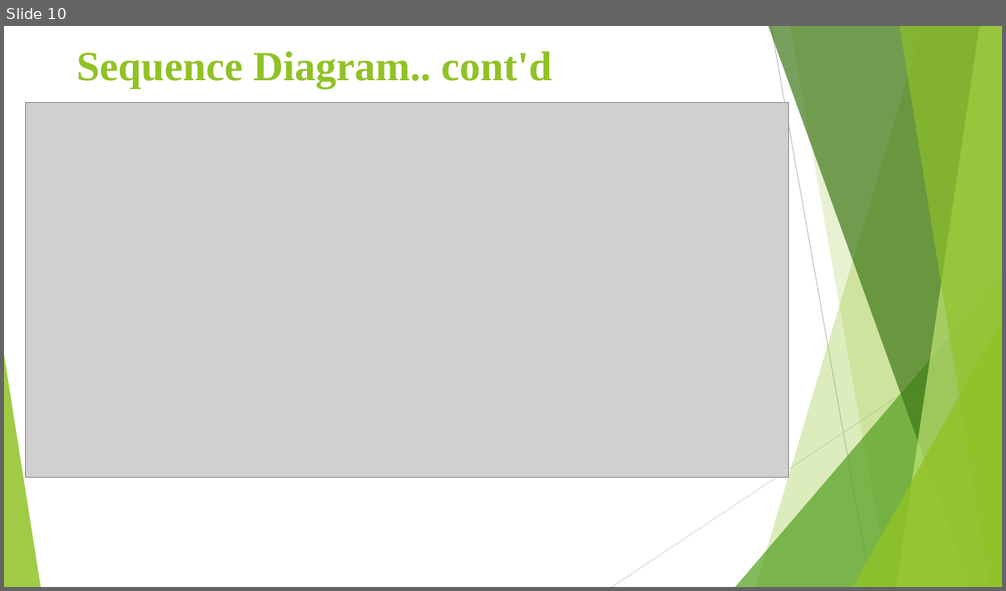
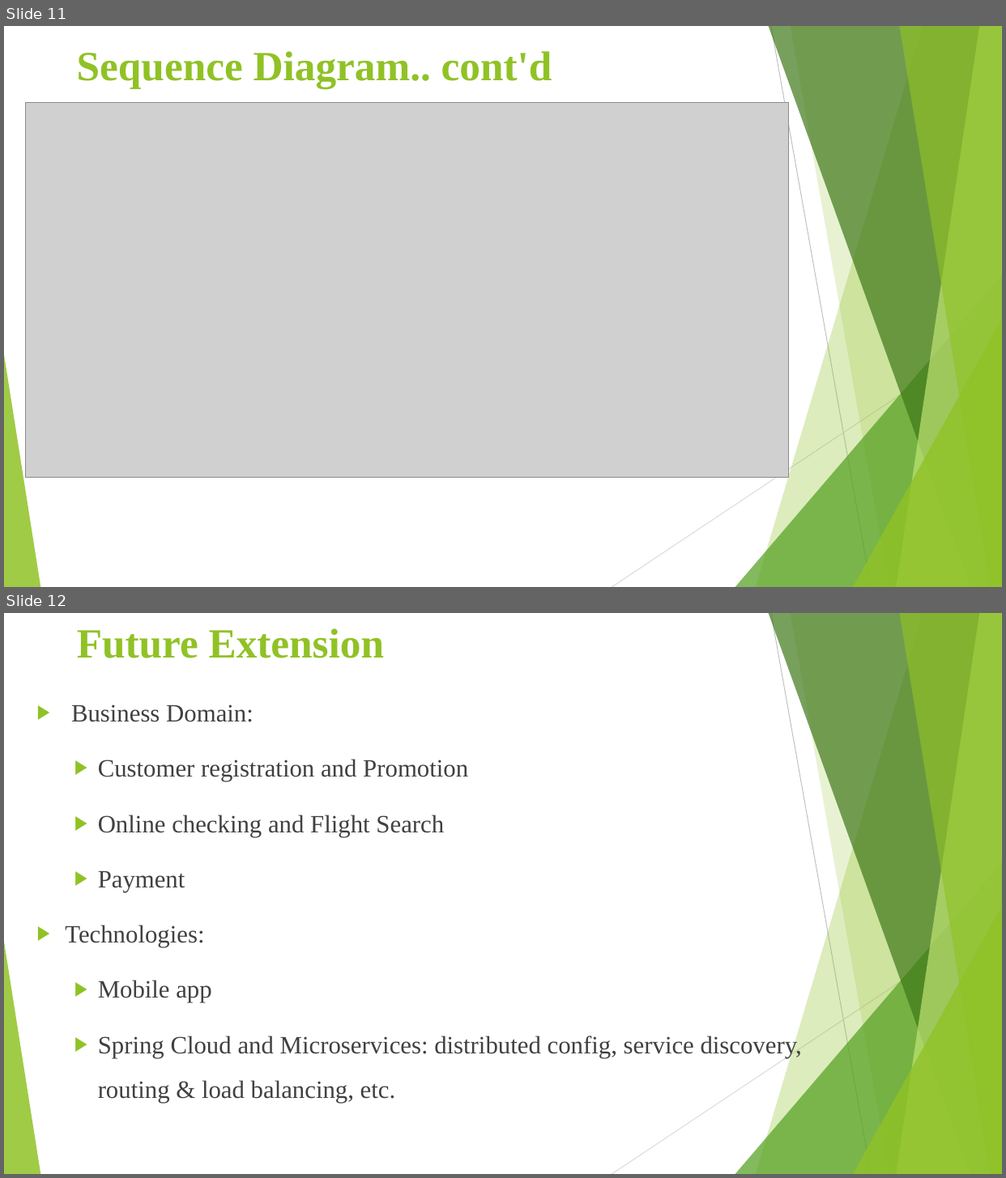
Before and after one commit to niguskidane/AirLine-Flight-Booking-System, a slide deck: Airline Flight-Booking-System.pptx. Shown one above the other, each under a label of ours: slide 10 before the commit, slides 11 and 12 after it. The pictures are 1006x591 and 1006x1178 pixels, drawn with LibreOffice and Linux fonts; fonts in the diff are those of the drawing; grey boxes stand for pictures. Boxes give left, top, right and bottom in pixels: in the first picture for what was removed or moved away, otherwise in the second. Text is boxed around its words. In the diff, an @@ line names an element or a change of style, - is before the commit and + after.

```diff
--- a/Airline Flight-Booking-System.pptx
+++ b/Airline Flight-Booking-System.pptx
@@ slide 12 added at bbox=[4, 613, 1002, 1174], background #FFFFFF; not listed: 10 template elements that a slide beside it also shows @@
@@ title added at bbox=[77, 628, 385, 658], 40 pt, text #90C226, bold @@
+Future Extension
@@ text added at bbox=[65, 705, 802, 1103], 24 pt, text #404040 @@
+▶ Business Domain:
+  ▶ Customer registration and Promotion
+  ▶ Online checking and Flight Search
+  ▶ Payment
+▶ Technologies:
+  ▶ Mobile app
+  ▶ Spring Cloud and Microservices: distributed config, service discovery, routing & load balancing, etc.
@@ what was slide 10 is now slide 11 @@
```
Also in this commit, not shown: 5 slides changed, 3 other slides added, 3 slides removed.
